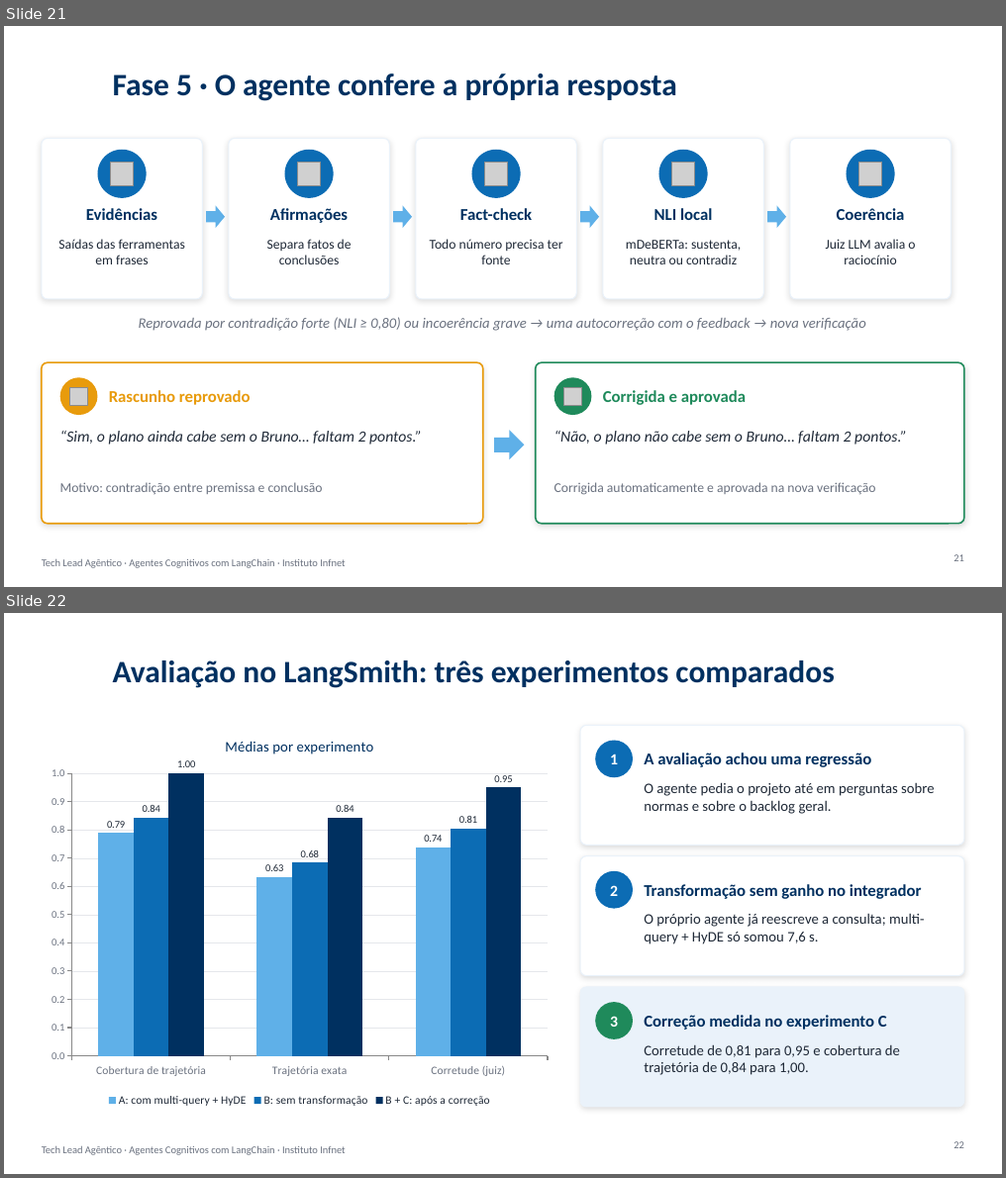
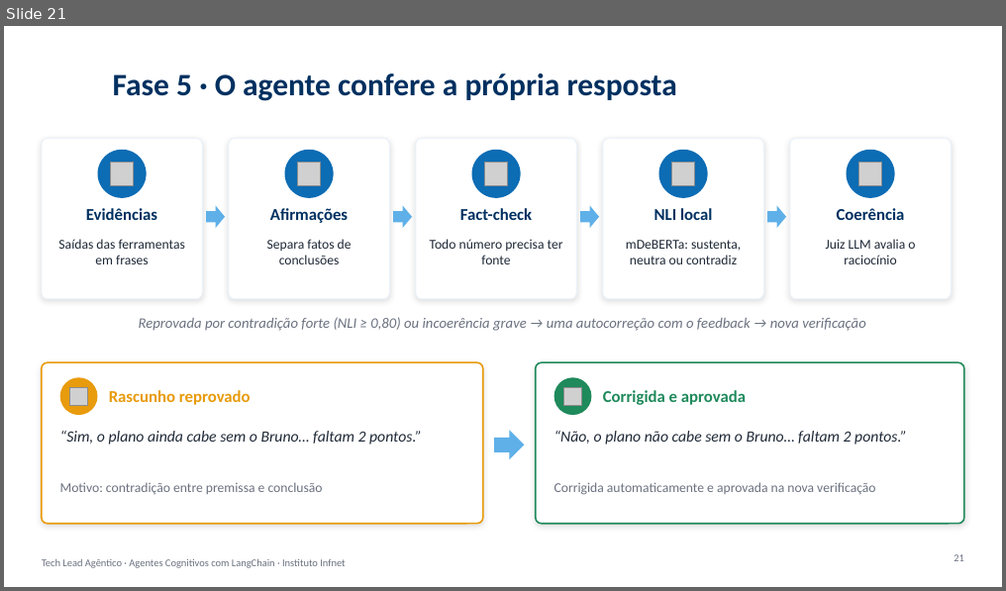
Before and after one commit to DriccoC/tech-lead-agentico, a slide deck: relatorio/apresentacao_tech_lead_agentico.pptx. Shown one above the other, each under a label of ours: slides 21 and 22 before the commit, slide 21 after it. The pictures are 1006x1178 and 1006x591 pixels, drawn with LibreOffice and Linux fonts; fonts in the diff are those of the drawing; grey boxes stand for pictures; background and template pictures are left out. Boxes give left, top, right and bottom in pixels: in the first picture for what was removed or moved away, otherwise in the second. Text is boxed around its words. In the diff, an @@ line names an element or a change of style, - is before the commit and + after.

```diff
--- a/relatorio/apresentacao_tech_lead_agentico.pptx
+++ b/relatorio/apresentacao_tech_lead_agentico.pptx
@@ slide 22 removed at (4, 613, 1002, 1174), background #FFFFFF; not listed: 1 template element that a slide beside it also shows @@
@@ title removed at (113, 661, 834, 688) @@
-Avaliação no LangSmith: três experimentos comparados
@@ column chart removed at (42, 722, 558, 1111) @@
-title "Médias por experimento"
-categories: Cobertura de trajetória, Trajetória exata, Corretude (juiz)
-A: com multi-query + HyDE: 0.79, 0.63, 0.74
-B: sem transformação: 0.84, 0.68, 0.81
-B + C: após a correção: 1, 0.84, 0.95
@@ rounded rectangle removed at (580, 725, 964, 845) @@
@@ ellipse removed at (595, 741, 633, 777) @@
@@ text removed at (610, 754, 618, 764) @@
-1
@@ text removed at (644, 753, 871, 767) @@
-A avaliação achou uma regressão
@@ text removed at (644, 782, 935, 814) @@
-O agente pedia o projeto até em perguntas sobre normas e sobre o backlog geral.
@@ rounded rectangle removed at (580, 857, 964, 976) @@
@@ ellipse removed at (595, 871, 633, 909) @@
@@ text removed at (610, 885, 618, 896) @@
-2
@@ text removed at (644, 884, 922, 899) @@
-Transformação sem ganho no integrador
@@ text removed at (644, 914, 925, 945) @@
-O próprio agente já reescreve a consulta; multi-query + HyDE só somou 7,6 s.
@@ rounded rectangle removed at (580, 987, 964, 1107) @@
@@ ellipse removed at (595, 1002, 633, 1040) @@
@@ text removed at (610, 1016, 618, 1027) @@
-3
@@ text removed at (644, 1015, 887, 1030) @@
-Correção medida no experimento C
@@ text removed at (644, 1045, 900, 1075) @@
-Corretude de 0,81 para 0,95 e cobertura de trajetória de 0,84 para 1,00.
@@ page number removed at (953, 1142, 964, 1149) @@
-22
```
Also in this commit, not shown: 1 slide changed, 1 other slide removed.
